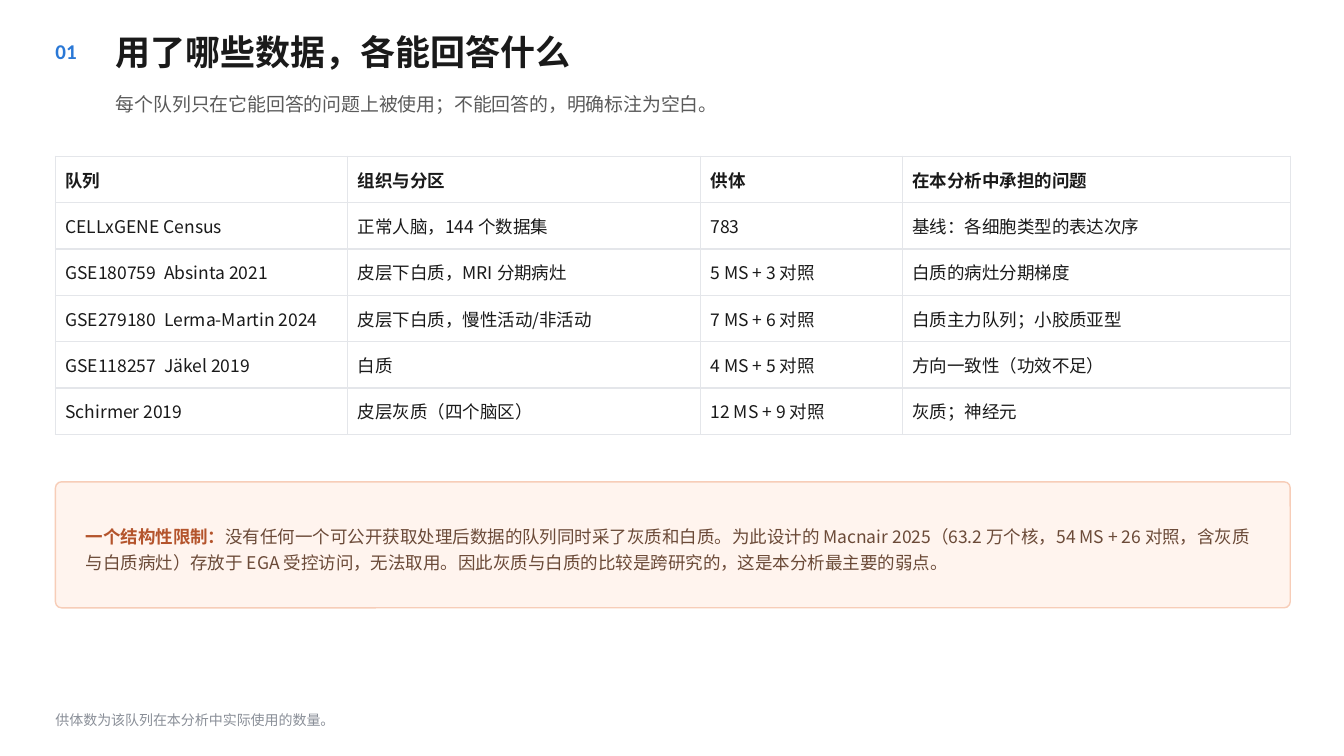
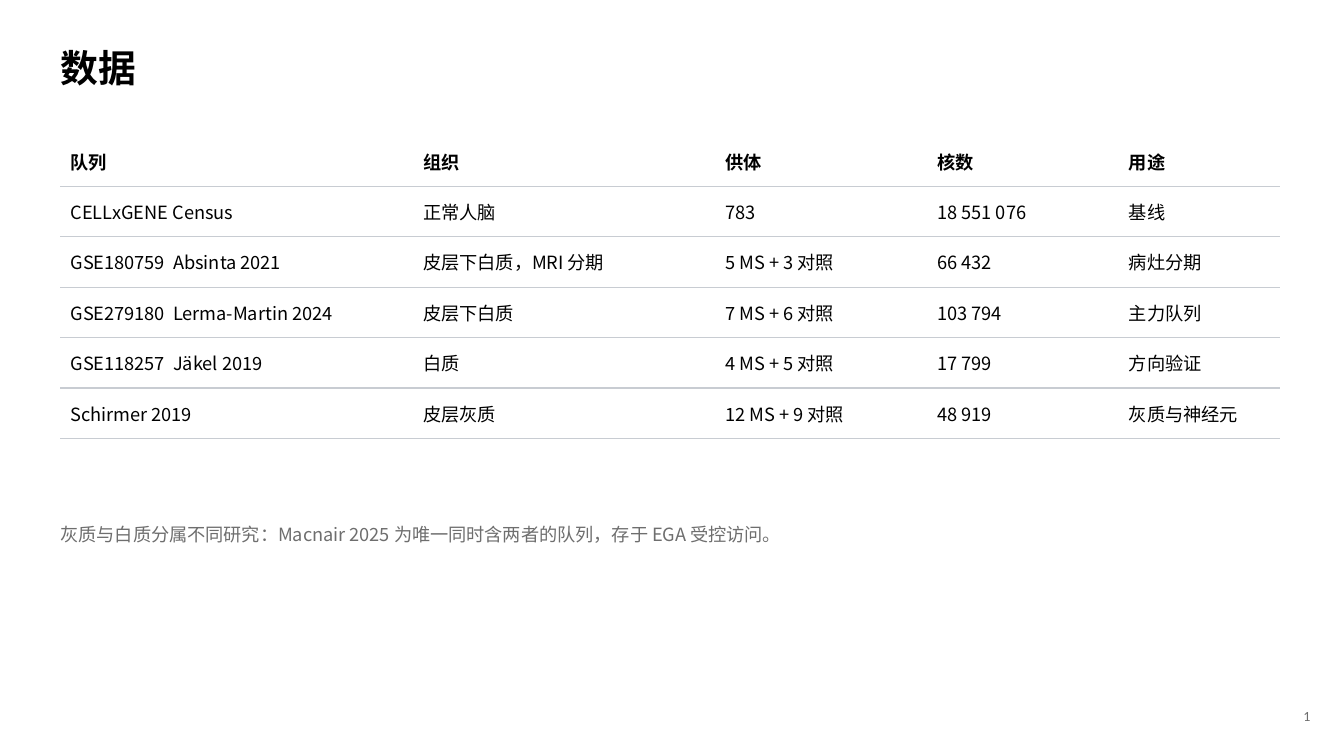
Before and after one commit to 7c96bzczcj-prog/aaa, a slide deck: slide 2 of results/mda5/MDA5_IFIH1_人脑与MS.pptx. Drawn at 1344x756 pixels with LibreOffice and Linux fonts; fonts in the diff are those of the drawing. Boxes give left, top, right and bottom in pixels: in the first picture for what was removed or moved away, otherwise in the second. Text is boxed around its words. In the diff, an @@ line names an element or a change of style, - is before the commit and + after.

```diff
--- a/results/mda5/MDA5_IFIH1_人脑与MS.pptx
+++ b/results/mda5/MDA5_IFIH1_人脑与MS.pptx
@@ text removed at [55,45,76,59] @@
-01
@@ text at [60,50,136,86]: text changed; size 25 to 27 pt; text colour #1A1A1A to #000000 @@
-用了哪些数据，各能回答什么
+数据
@@ text removed at [116,95,718,114] @@
-每个队列只在它能回答的问题上被使用；不能回答的，明确标注为空白。
@@ table at [60,136,1280,427] @@
-column 2: 组织与分区 | 正常人脑，144 个数据集 | 皮层下白质，MRI 分期病灶 | 皮层下白质，慢性活动/非活动 | 白质 | 皮层灰质（四个脑区）
+column 2: 组织 | 正常人脑 | 皮层下白质，MRI 分期 | 皮层下白质 | 白质 | 皮层灰质
-column 4: 在本分析中承担的问题 | 基线：各细胞类型的表达次序 | 白质的病灶分期梯度 | 白质主力队列；小胶质亚型 | 方向一致性（功效不足） | 灰质；神经元
+column 4: 核数 | 18 551 076 | 66 432 | 103 794 | 17 799 | 48 919
+column 5: 用途 | 基线 | 病灶分期 | 主力队列 | 方向验证 | 灰质与神经元
@@ table: place and size @@
-table at [55,156,1291,425]
+table at [60,136,1280,427]
@@ rounded rectangle removed at [55,482,1291,608] @@
@@ text added at [60,525,781,543], 13 pt, text #6E6E6E @@
+灰质与白质分属不同研究：Macnair 2025 为唯一同时含两者的队列，存于 EGA 受控访问。
@@ text removed at [86,528,1250,571] @@
-一个结构性限制：没有任何一个可公开获取处理后数据的队列同时采了灰质和白质。为此设计的 Macnair 2025（63.2 万个核，54 MS + 26 对照，含灰质与白质病灶）存放于 EGA 受控访问，无法取用。因此灰质与白质的比较是跨研究的，这是本分析最主要的弱点。
@@ text removed at [55,713,334,726] @@
-供体数为该队列在本分析中实际使用的数量。
@@ text added at [1303,712,1310,721], 10 pt, text #6E6E6E @@
+1
```
Also in this commit, not shown: 3 other slides changed, 6 slides added, 5 slides removed, 10 other files.
